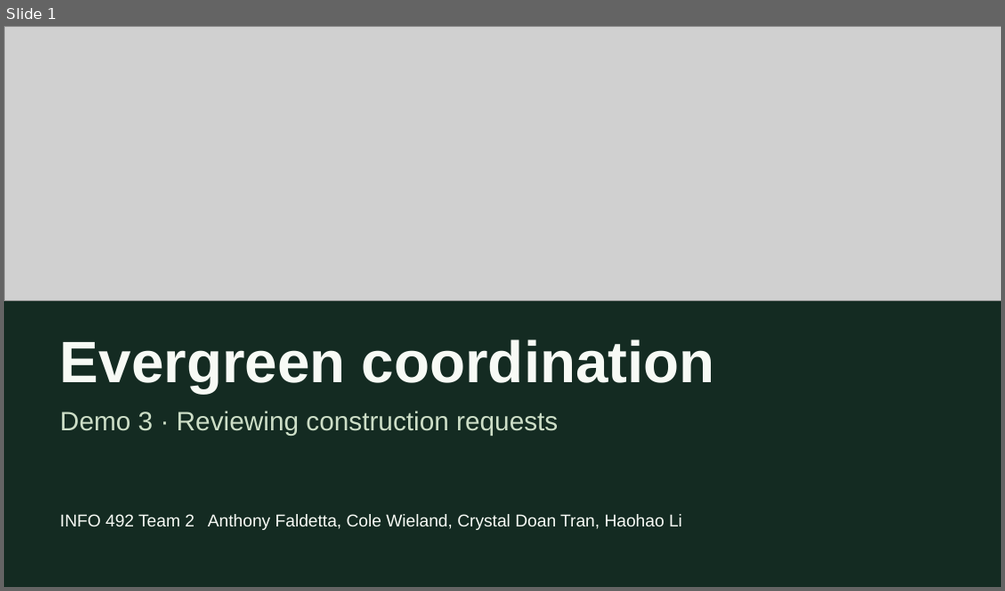
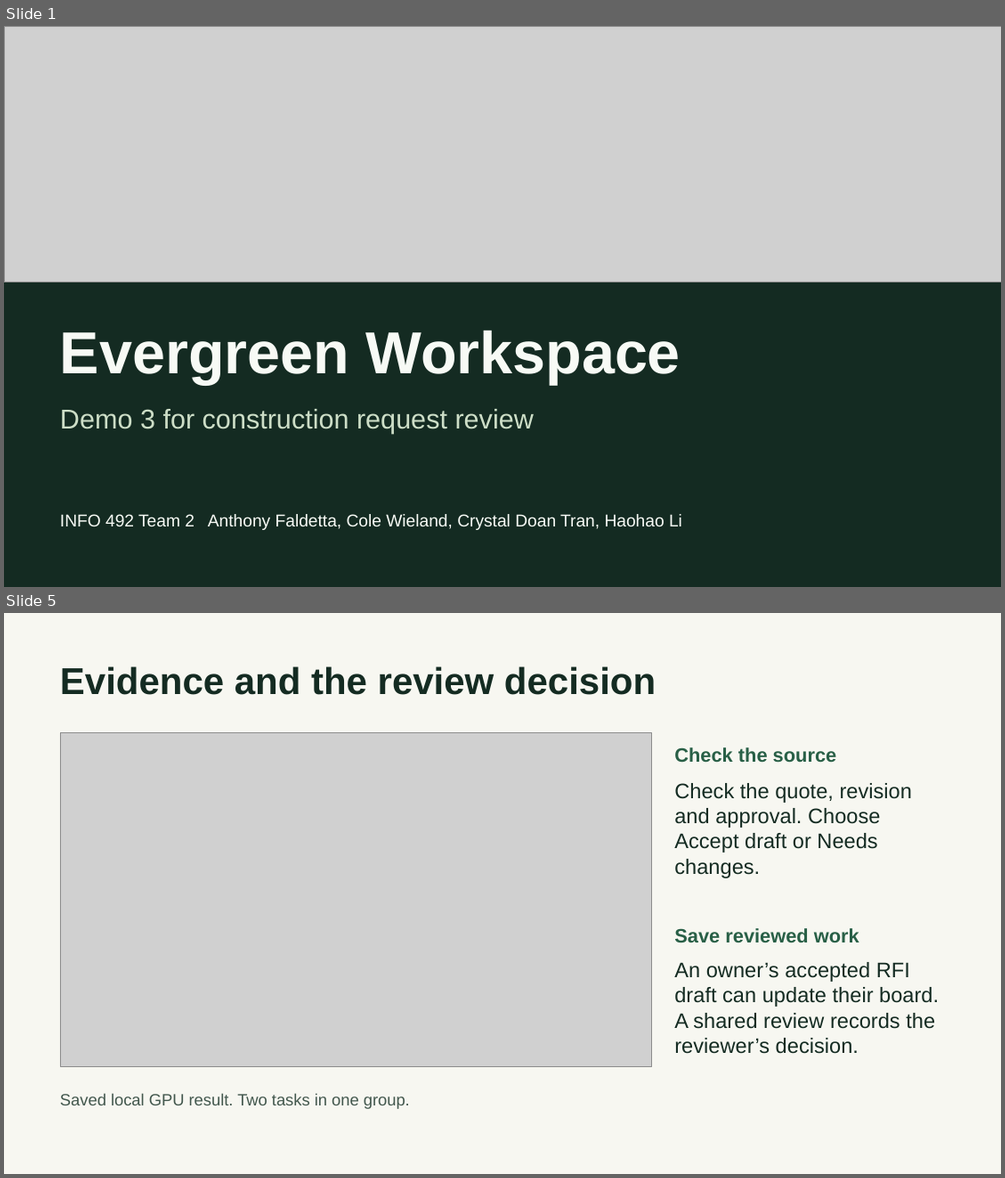
Before and after one commit to AnthonyFald/capstone-grp2, a slide deck: documents/demo-3/Demo 3 Presentation.pptx. Shown one above the other, each under a label of ours: slide 1 before the commit, slides 1 and 5 after it; the slides between them are not shown. The pictures are 1005x591 and 1005x1178 pixels, drawn with LibreOffice and Linux fonts; fonts in the diff are those of the drawing; grey boxes stand for pictures. Boxes give left, top, right and bottom in pixels: in the first picture for what was removed or moved away, otherwise in the second. Text is boxed around its words. In the diff, an @@ line names an element or a change of style, - is before the commit and + after.

Commit message:
Link live Evergreen accounts and revise Demo 3 presentation
Point the project homepage and legacy workspace landing at the verified Capstone Free sign-in. Show the signed-in intake and review workflow with actual local captures.

```diff
--- a/documents/demo-3/Demo 3 Presentation.pptx
+++ b/documents/demo-3/Demo 3 Presentation.pptx
@@ slide 5 added at (4,613,1001,1174), background #F7F7F1 @@
@@ text added at (60,666,655,695), 36 pt, text #142B22, bold @@
+Evidence and the review decision
@@ picture added at (60,733,652,1067) @@
@@ text added at (674,747,837,763), 18.8 pt, text #285F46, bold @@
+Check the source
@@ text added at (674,783,912,878), 20.2 pt, text #142B22 @@
+Check the quote, revision and approval. Choose Accept draft or Needs changes.
@@ text added at (674,928,859,943), 18.8 pt, text #285F46, bold @@
+Save reviewed work
@@ text added at (674,962,938,1054), 20.2 pt, text #142B22 @@
+An owner’s accepted RFI draft can update their board. A shared review records the reviewer’s decision.
@@ text added at (60,1093,410,1109), 15.8 pt, text #42574D @@
+Saved local GPU result. Two tasks in one group.
@@ slide 1 changed as well @@
@@ picture: place and size @@
-picture at (4,26,1001,301)
+picture at (4,26,1001,282)
@@ text at (60,329,680,384): text changed; size 56.2 to 57 pt @@
-Evergreen coordination
+Evergreen Workspace
@@ text at (60,409,534,434): text changed; size 25.5 to 26.2 pt @@
-Demo 3 · Reviewing construction requests
+Demo 3 for construction request review
```
Also in this commit, not shown: 5 other slides added, 5 slides removed, 7 other files.
